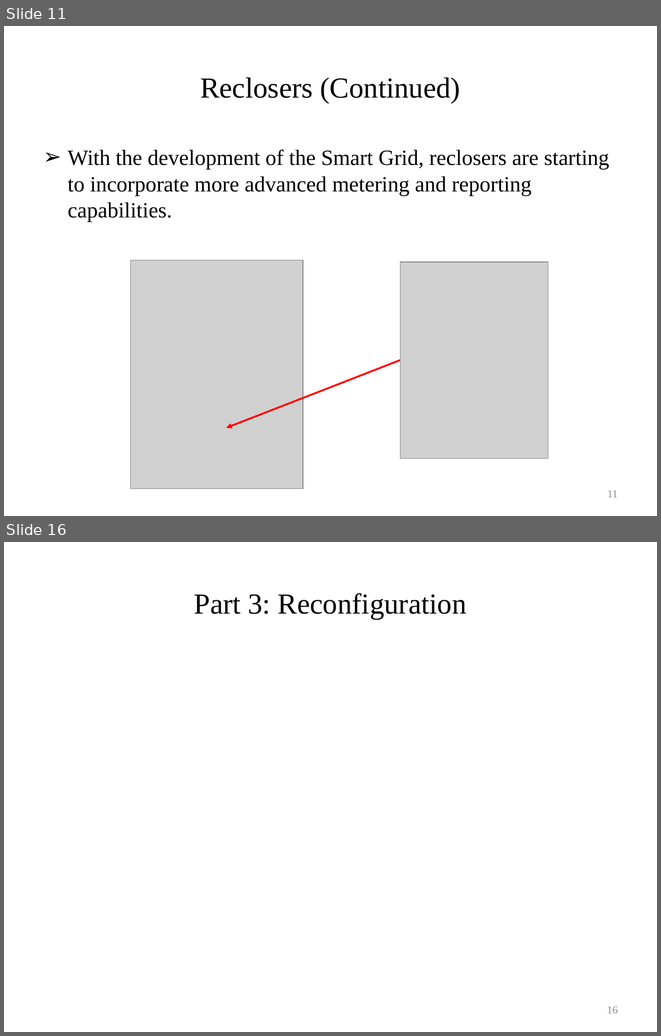
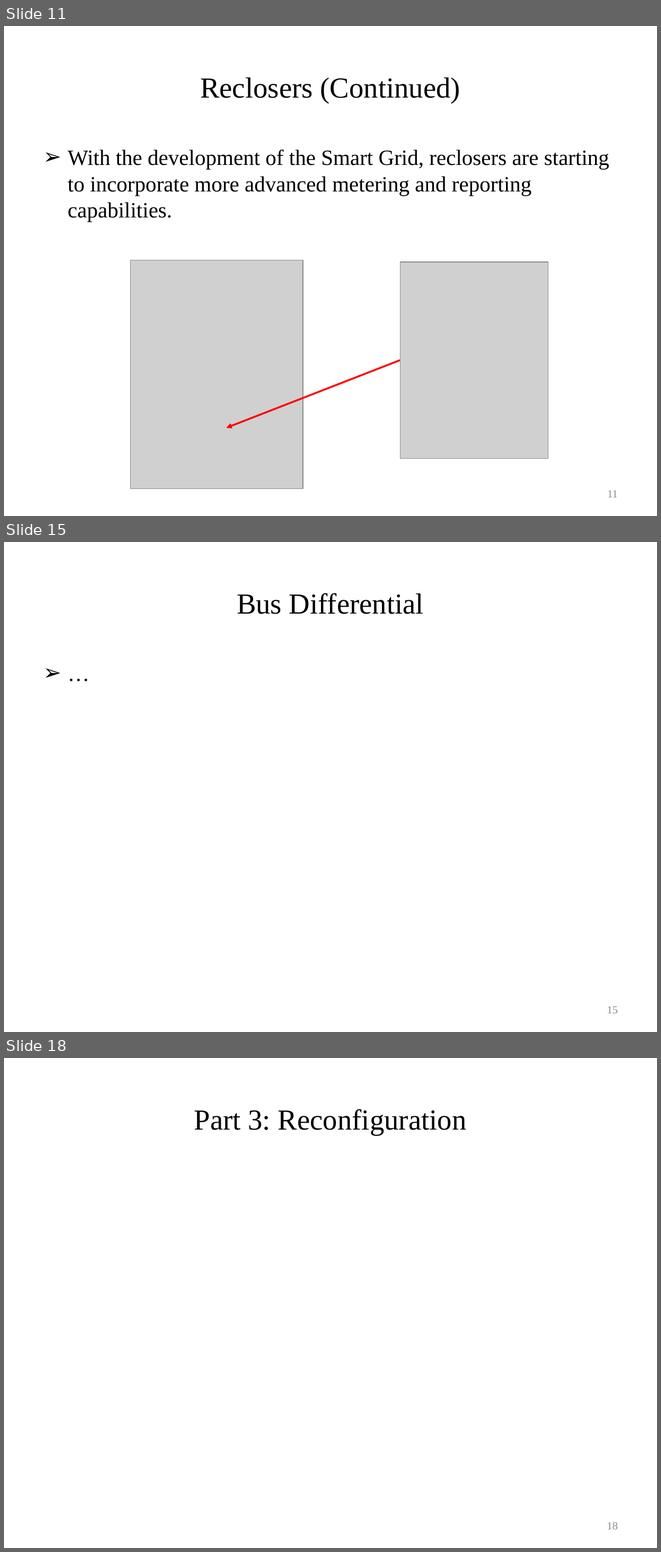
Before and after one commit to gridlab-d/course, a slide deck: University of Washington Class/Module 9 - Automated switching and reconfiguration.pptx. Shown one above the other, each under a label of ours: slides 11 and 16 before the commit, slides 11, 15 and 18 after it; the slides between them are not shown. The pictures are 661x1036 and 661x1552 pixels, drawn with LibreOffice and Linux fonts; fonts in the diff are those of the drawing; grey boxes stand for pictures. Boxes give left, top, right and bottom in pixels: in the first picture for what was removed or moved away, otherwise in the second. Text is boxed around its words. In the diff, an @@ line names an element or a change of style, - is before the commit and + after.

```diff
--- a/University of Washington Class/Module 9 - Automated switching and reconfiguration.pptx
+++ b/University of Washington Class/Module 9 - Automated switching and reconfiguration.pptx
@@ slide 15 added at (4,542,657,1032), background #FFFFFF @@
@@ title added at (237,593,424,614), 32 pt, text #000000 @@
+Bus Differential
@@ text added at (37,656,624,979), 24 pt, text #000000 @@
+➢ …
@@ page number added at (607,1006,618,1013), 12 pt, text #8C8C8C @@
+15
@@ what was slide 16 is now slide 18 @@
@@ page number at (607,1522,618,1529): text changed @@
-16
+18
```
Also in this commit, not shown: 2 slides changed, 3 other slides added, 2 slides removed.
